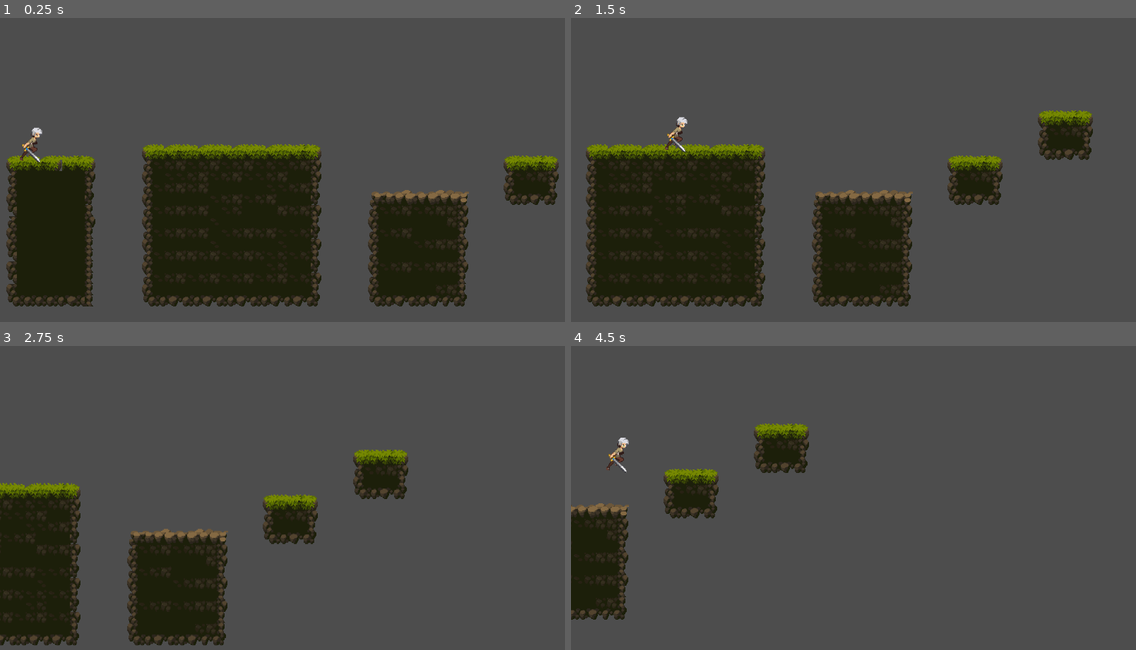
Above: before the commit, frames 1-4 (two rows, left to right).
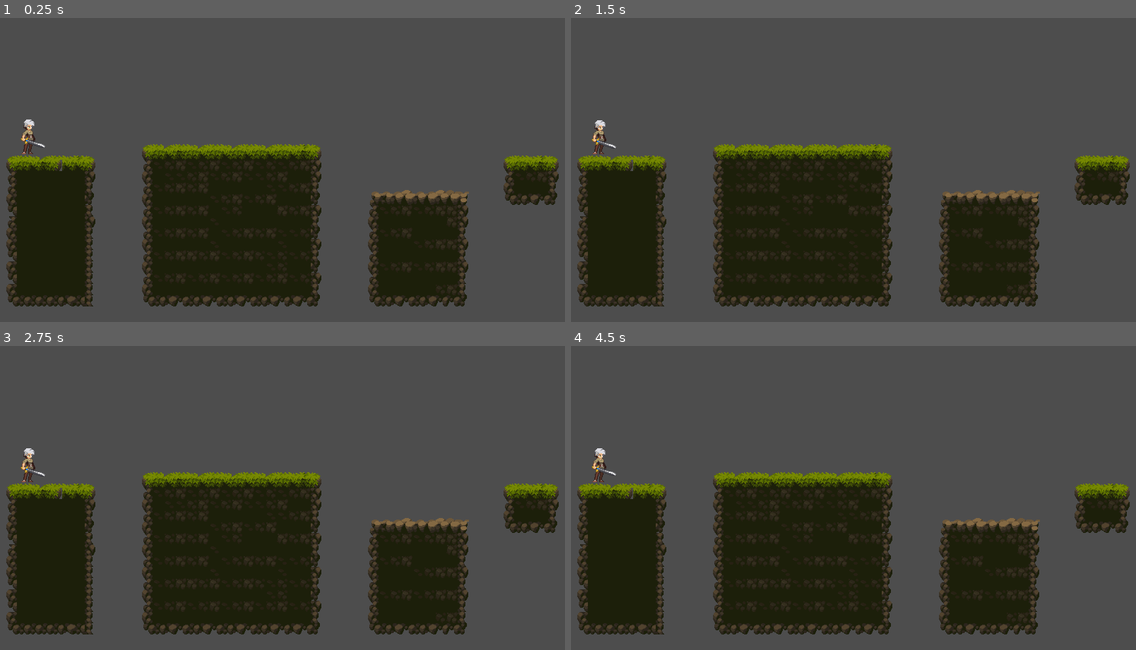
Above: after the commit, the same moments.

Repository: Jhay1212/Side-Scrolling
Game: Godot game, scene res://Scenes/test_level.tscn
Two runs of this game, one before a commit and one after it. Both use one fixed random seed, a clock stepped at 60 frames per second and the inputs below.
Inputs:
- Up to frame 1 (0.25 s): no input
- Up to frame 2 (1.5 s): hold D (right) from 0.53 s (still down); tap Space (jump) at 0.6, 0.77, 1.07, 1.35 s
- Up to frame 3 (2.75 s): tap Space (jump) at 1.52, 1.82, 2.1 s; release D (right) at 2.03 s; hold A (left) from 2.03 s (still down)
- Up to frame 4 (4.5 s): release A (left) at 2.78 s; hold D (right) 2.78-4.28 s; tap Space (jump) at 2.85, 3.02, 3.32, 3.6, 3.77, 4.07, 4.35 s; hold A (left) from 4.28 s (still down)

The runs differ from the first frame. In frame 1, 0.3% of the frame differs, in the area x 3-8%, y 33-48%; in frame 2, 27%; in frame 3, 26%; in frame 4, 33%, in the area x 0-99%, y 25-95%.
Error after the commit: Parse Error: Annotation "@on_ready" is not allowed in this level. (res://Scenes/Player.gd:7)

Commit message:
Started creating logic for player animation

Diff:
--- a/Scenes/Player.gd
+++ b/Scenes/Player.gd
@@ -4,7 +4,7 @@
 @export var SPEED: float = 300.0
 @export var JUMP_VELOCITY: float = -200.0
 @export var double_jump_velocity: float = -150
-
+@on_ready var animated_sprite: AnimatedSprite2D = $AnimatedSprite2D
 # Get the gravity from the project settings to be synced with RigidBody nodes.
 var gravity = ProjectSettings.get_setting("physics/2d/default_gravity")
 var has_double_jumped: bool = false
@@ -33,3 +33,6 @@
 		velocity.x = move_toward(velocity.x, 0, SPEED)
 
 	move_and_slide()
+
+
+func update_animation():
--- a/Scenes/Player.tscn
+++ b/Scenes/Player.tscn
@@ -111,6 +111,38 @@
 atlas = ExtResource("4_mmqex")
 region = Rect2(192, 0, 64, 64)
 
+[sub_resource type="AtlasTexture" id="AtlasTexture_7jvcq"]
+atlas = ExtResource("3_6syju")
+region = Rect2(256, 0, 64, 64)
+
+[sub_resource type="AtlasTexture" id="AtlasTexture_pqir0"]
+atlas = ExtResource("3_6syju")
+region = Rect2(320, 0, 64, 64)
+
+[sub_resource type="AtlasTexture" id="AtlasTexture_b3ab8"]
+atlas = ExtResource("3_6syju")
+region = Rect2(384, 0, 64, 64)
+
+[sub_resource type="AtlasTexture" id="AtlasTexture_ua6pp"]
+atlas = ExtResource("3_6syju")
+region = Rect2(448, 0, 64, 64)
+
+[sub_resource type="AtlasTexture" id="AtlasTexture_ymnkt"]
+atlas = ExtResource("3_6syju")
+region = Rect2(512, 0, 64, 64)
+
+[sub_resource type="AtlasTexture" id="AtlasTexture_fbdeg"]
+atlas = ExtResource("3_6syju")
+region = Rect2(576, 0, 64, 64)
+
+[sub_resource type="AtlasTexture" id="AtlasTexture_jnrk6"]
+atlas = ExtResource("3_6syju")
+region = Rect2(640, 0, 64, 64)
+
+[sub_resource type="AtlasTexture" id="AtlasTexture_w1llj"]
+atlas = ExtResource("3_6syju")
+region = Rect2(704, 0, 64, 64)
+
 [sub_resource type="AtlasTexture" id="AtlasTexture_thdsw"]
 atlas = ExtResource("3_6syju")
 region = Rect2(256, 0, 64, 64)
@@ -266,6 +298,30 @@
 }, {
 "duration": 1.0,
 "texture": SubResource("AtlasTexture_ekw4n")
+}, {
+"duration": 1.0,
+"texture": SubResource("AtlasTexture_7jvcq")
+}, {
+"duration": 1.0,
+"texture": SubResource("AtlasTexture_pqir0")
+}, {
+"duration": 1.0,
+"texture": SubResource("AtlasTexture_b3ab8")
+}, {
+"duration": 1.0,
+"texture": SubResource("AtlasTexture_ua6pp")
+}, {
+"duration": 1.0,
+"texture": SubResource("AtlasTexture_ymnkt")
+}, {
+"duration": 1.0,
+"texture": SubResource("AtlasTexture_fbdeg")
+}, {
+"duration": 1.0,
+"texture": SubResource("AtlasTexture_jnrk6")
+}, {
+"duration": 1.0,
+"texture": SubResource("AtlasTexture_w1llj")
 }],
 "loop": true,
 "name": &"jump start",
@@ -334,10 +390,17 @@
 [node name="Player" type="CharacterBody2D"]
 position = Vector2(0, 1)
 script = ExtResource("1_idl20")
+SPEED = null
+JUMP_VELOCITY = null
+double_jump_velocity = null
 
 [node name="AnimatedSprite2D" type="AnimatedSprite2D" parent="."]
 sprite_frames = SubResource("SpriteFrames_t41ri")
-animation = &"run"
+animation = &"idle"
+autoplay = "idle"
+frame_progress = 0.479488
+centered = false
+offset = Vector2(-32, -32)
 
 [node name="CollisionShape2D" type="CollisionShape2D" parent="."]
 position = Vector2(0, -1)
Not shown: 1 places in Scenes/Player.tscn that only renumber resources
